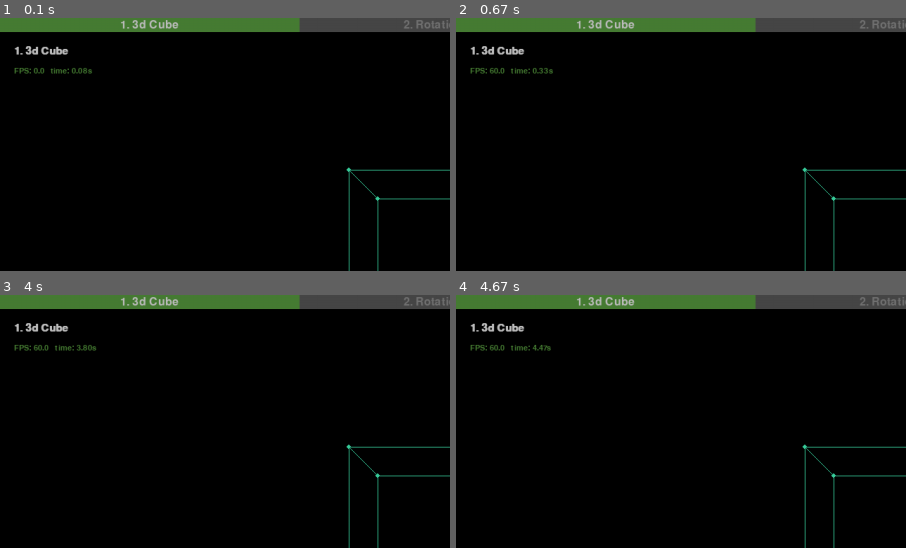
Above: before the commit, frames 1-4 (two rows, left to right).
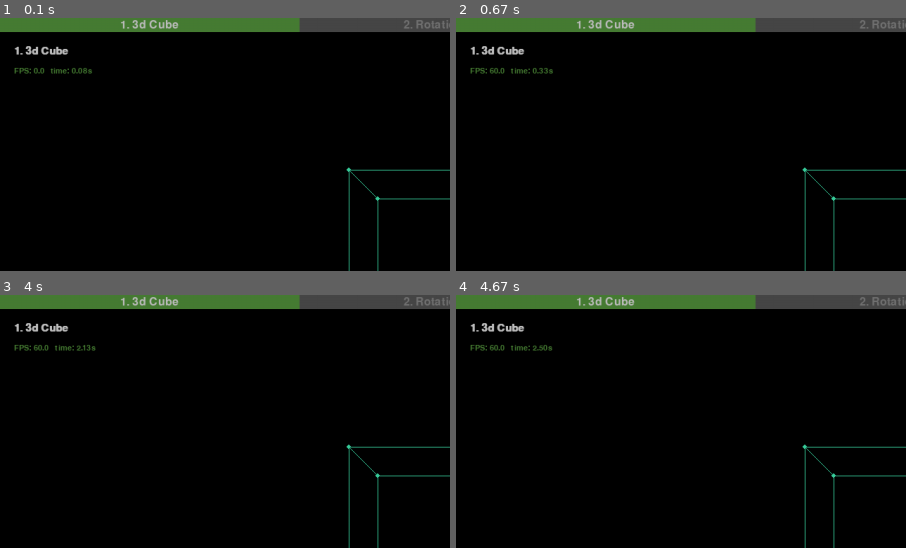
Above: after the commit, the same moments.

Repository: monok-robeto/graphic-practice
Game: pygame game, started from main.py
The game is run twice, just before and just after one commit, with the same random seed, the same clock (stepped at 60 frames per second) and the same inputs.
Inputs:
- Up to frame 1 (0.1 s): no input
- Up to frame 2 (0.67 s): tap Space at 0.33 s
- Up to frame 3 (4 s): tap Space at 0.73, 1.03, 1.23, 1.57, 1.87, 2.07, 2.37, 2.63, 2.97, 3.27, 3.4, 3.8 s
- Up to frame 4 (4.67 s): tap Space at 4.1, 4.47 s
The pictures show only the part of the screen within x 0-50%, y 0-50%; the shares and areas given below are measured in that part.

Frames 1-2 are identical in both runs. In frame 3, less than 0.1% of the frame differs, in the area x 17-22%, y 19-23%; in frame 4, less than 0.1%.

Commit message:
fix tick time

Diff:
--- a/app.py
+++ b/app.py
@@ -9,8 +9,9 @@
 time = 0
 fps = 0
 
-def tick():
+def tick(paused=False):
     global delta_time, fps, time
     delta_time = clock.tick(60) / 1000.0
-    time += delta_time
     fps = clock.get_fps()
+    if not paused:
+        time += delta_time
--- a/main.py
+++ b/main.py
@@ -54,7 +54,7 @@
 
 while running == True:
     running, current_demo_idx = handle_events(current_demo_idx)
-    if not is_pausing: app.tick()
+    app.tick(is_pausing)
     app.surface.fill(color.BLACK)
     draw_section_tabs(current_demo_idx)
     text.title(f"{current_demo_idx + 1}. {demos[current_demo_idx].name}")
